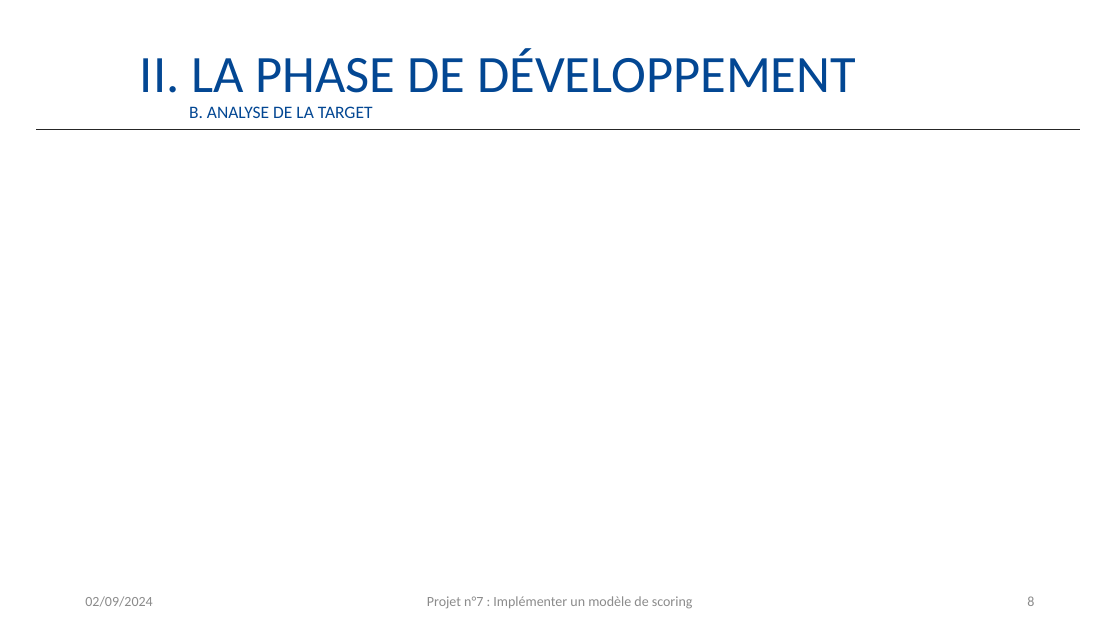
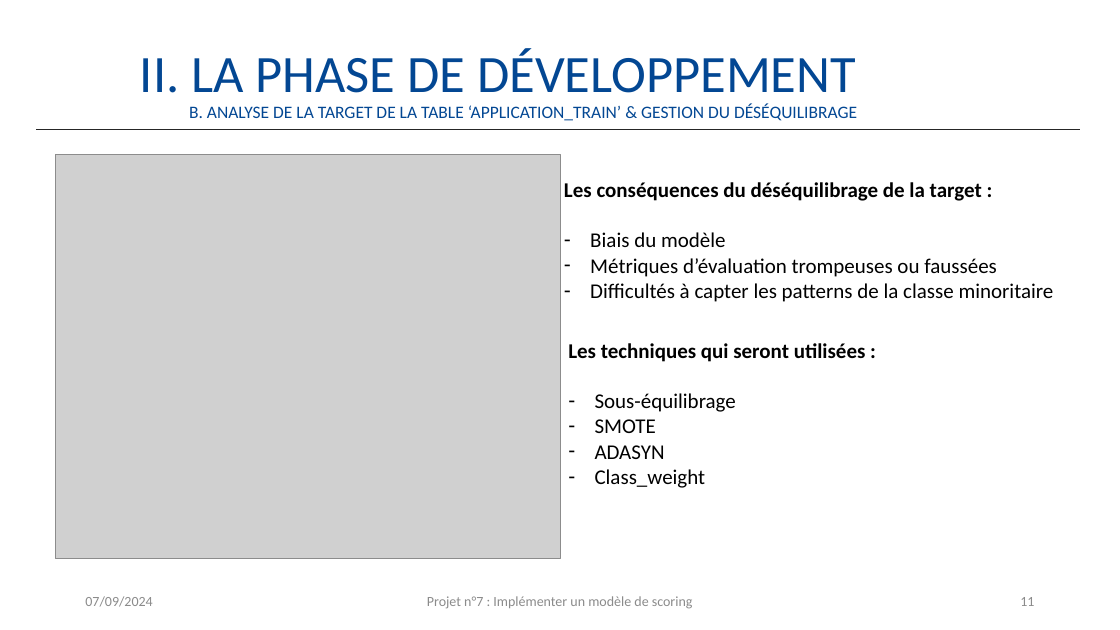
Before and after one commit to JustinVqr/P7_ScoringModel, a slide deck: slide 11 of présentation/Vacquerie_Justin_4_présentation_092024.pptx (slide 8 before the commit). Drawn at 1120x630 pixels with LibreOffice and Linux fonts; fonts in the diff are those of the drawing; grey boxes stand for pictures. Boxes give left, top, right and bottom in pixels: in the first picture for what was removed or moved away, otherwise in the second. Text is boxed around its words. In the diff, an @@ line names an element or a change of style, - is before the commit and + after.

```diff
--- a/présentation/Vacquerie_Justin_4_présentation_092024.pptx
+++ b/présentation/Vacquerie_Justin_4_présentation_092024.pptx
@@ text at [189,104,857,121]: text changed @@
-B. ANALYSE DE LA TARGET
+B. ANALYSE DE LA TARGET DE LA TABLE ‘APPLICATION_TRAIN’ & GESTION DU DÉSÉQUILIBRAGE
@@ picture added at [55,155,560,559] @@
@@ text added at [564,182,1054,302], 18 pt, text #000000 @@
+Les conséquences du déséquilibrage de la target :
+– Biais du modèle
+– Métriques d’évaluation trompeuses ou faussées
+– Difficultés à capter les patterns de la classe minoritaire
@@ text added at [568,343,866,488], 18 pt, text #000000 @@
+Les techniques qui seront utilisées :
+– Sous-équilibrage
+– SMOTE
+– ADASYN
+– Class_weight
@@ text at [85,596,152,607]: text changed @@
-02/09/2024
+07/09/2024
@@ page number at [1020,597,1034,606]: text changed @@
-8
+11
```
Also in this commit, not shown: 15 other slides changed, 11 slides added, 1 other file.
